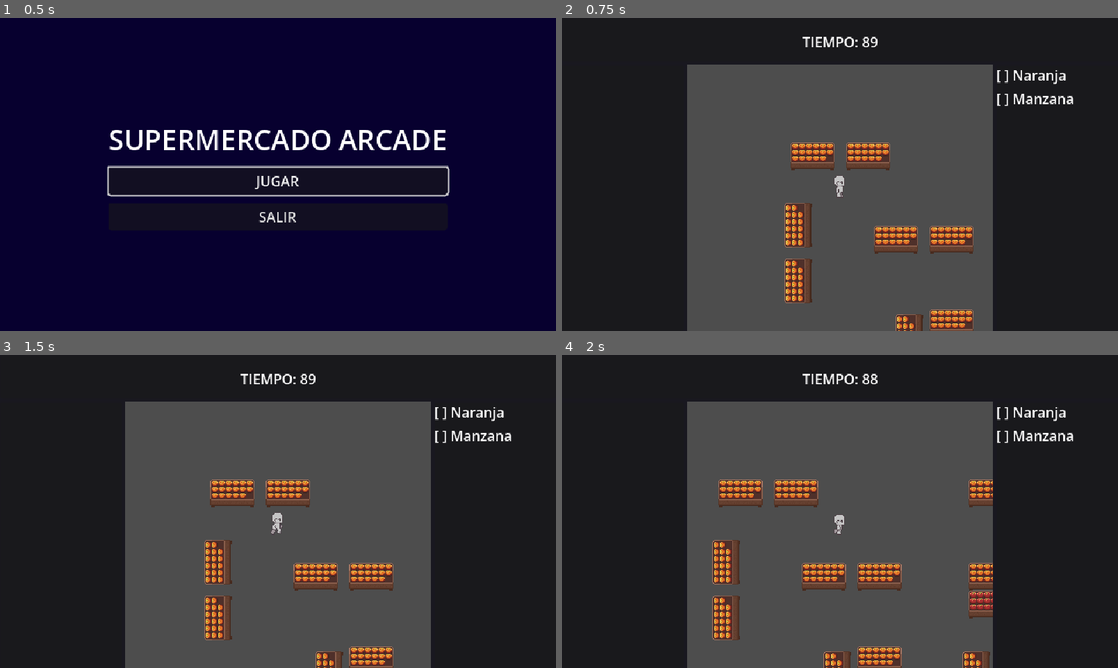
Above: before the commit, frames 1-4 (two rows, left to right).
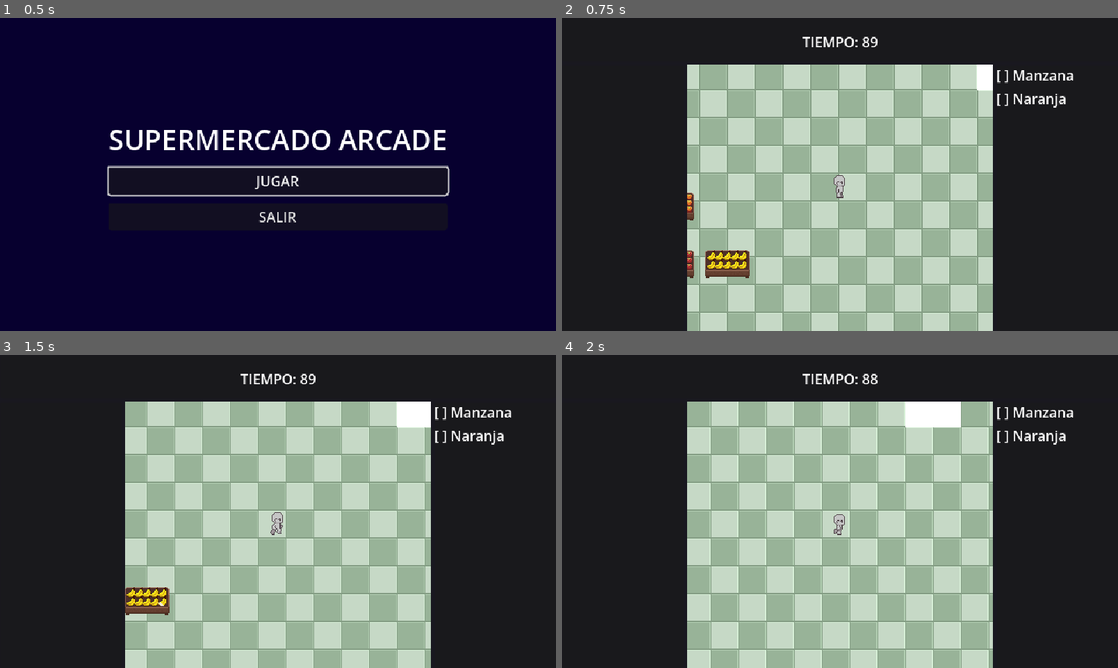
Above: after the commit, the same moments.

Repository: mateomendez2/SupermercadoArcade
Game: Godot game, scene res://scenes/ui/main_menu.tscn
The game is run twice, just before and just after one commit, with the same random seed, the same clock (stepped at 60 frames per second) and the same inputs.
Inputs:
- Up to frame 1 (0.5 s): no input
- Up to frame 2 (0.75 s): click "JUGAR" at 0.5 s
- Up to frame 3 (1.5 s): tap Enter at 1.25 s; hold D (move_right) from 1.28 s (still down); hold E (interact) from 1.28 s (still down)
- Up to frame 4 (2 s): keep holding D (move_right); keep holding E (interact)

Frame 1 is identical in both runs. In frame 2, 47% of the frame differs, in the area x 22-92%, y 14-100%; in frame 3, 47%; in frame 4, 47%.

Commit message:
Actualización (QTE)

Diff:
--- a/scenes/levels/prueba_temporal.tscn
+++ b/scenes/levels/nivel_1.tscn
@@ -1,8 +1,12 @@
 [gd_scene format=4 uid="uid://cr1l4dencybhe"]
 
 [ext_resource type="PackedScene" uid="uid://l6ce1m273n15" path="res://scenes/characters/player.tscn" id="1_8qrae"]
+[ext_resource type="Script" uid="uid://b18pyff1crh7e" path="res://scripts/level_config.gd" id="1_82jax"]
+[ext_resource type="Script" uid="uid://dxd5nknl72iln" path="res://scripts/item_data.gd" id="2_72usu"]
 [ext_resource type="Texture2D" uid="uid://cnummiik1lhu4" path="res://assets/gondolas.png" id="2_s28vq"]
 [ext_resource type="Texture2D" uid="uid://cn6eocf0dme6x" path="res://assets/ParedesySuelo.png" id="2_uc16u"]
+[ext_resource type="Resource" uid="uid://c2hcnm3r421sg" path="res://resources/items/apple.tres" id="3_11fms"]
+[ext_resource type="Resource" uid="uid://b365fjxeb47u8" path="res://resources/items/orange.tres" id="4_oopf4"]
 [ext_resource type="PackedScene" uid="uid://b4gscj3tiyrfp" path="res://scenes/objects/crate_orange.tscn" id="4_s28vq"]
 [ext_resource type="PackedScene" uid="uid://2p1pcvx3vjqv" path="res://scenes/objects/crate_banana.tscn" id="5_uc16u"]
 [ext_resource type="PackedScene" uid="uid://d2ji3487s2phx" path="res://scenes/objects/crate_apple.tscn" id="6_rh4ec"]
@@ -652,8 +656,10 @@
 physics_layer_0/collision_layer = 1
 sources/1 = SubResource("TileSetAtlasSource_rh4ec")
 
-[node name="Node2D" type="Node2D" unique_id=1358974874]
+[node name="Nivel_1" type="Node2D" unique_id=1358974874]
 y_sort_enabled = true
+script = ExtResource("1_82jax")
+frutas_del_nivel = Array[ExtResource("2_72usu")]([ExtResource("3_11fms"), ExtResource("4_oopf4")])
 
 [node name="Floor" type="TileMapLayer" parent="." unique_id=1704604197]
 z_index = -1
@@ -670,7 +676,7 @@
 tile_set = SubResource("TileSet_wndmy")
 
 [node name="Player" parent="." unique_id=177984774 instance=ExtResource("1_8qrae")]
-position = Vector2(864, 128)
+position = Vector2(226, 188)
 
 [node name="Interactable" parent="." unique_id=1647453037 instance=ExtResource("5_uc16u")]
 position = Vector2(96, 264)
--- a/scenes/ui/main.tscn
+++ b/scenes/ui/main.tscn
@@ -1,6 +1,6 @@
 [gd_scene format=3 uid="uid://pvppfdsw8t6b"]
 
-[ext_resource type="PackedScene" uid="uid://cr1l4dencybhe" path="res://scenes/levels/prueba_temporal.tscn" id="1_0ay0p"]
+[ext_resource type="PackedScene" uid="uid://cr1l4dencybhe" path="res://scenes/levels/nivel_1.tscn" id="1_0ay0p"]
 [ext_resource type="Script" uid="uid://bpl405whge16y" path="res://scripts/ui_manager.gd" id="2_2p1s2"]
 [ext_resource type="PackedScene" uid="uid://cfr8u4ga4ww1u" path="res://scenes/ui/qte_minigame.tscn" id="3_02nsg"]
 
--- a/scenes/ui/qte_minigame.tscn
+++ b/scenes/ui/qte_minigame.tscn
@@ -20,7 +20,7 @@
 grow_horizontal = 2
 grow_vertical = 2
 script = ExtResource("1_ms3f2")
-speed = 200.0
+speed = 150.0
 
 [node name="BarraRoja" type="TextureRect" parent="." unique_id=654564872]
 layout_mode = 1
@@ -45,12 +45,12 @@
 anchor_right = 0.5
 anchor_bottom = 0.5
 offset_left = -5.0
-offset_top = -18.0
+offset_top = -19.0
 offset_right = 5.0
-offset_bottom = -5.0
+offset_bottom = -4.0
 grow_horizontal = 2
 grow_vertical = 2
-color = Color(0, 0.7237719, 0.28678316, 1)
+color = Color(0, 0.90588236, 0.28627452, 1)
 
 [node name="Cursor" type="TextureRect" parent="." unique_id=984847146]
 layout_mode = 1
@@ -61,7 +61,7 @@
 anchor_bottom = 0.5
 offset_left = -49.0
 offset_top = -10.0
-offset_right = -9.0
+offset_right = -33.0
 offset_bottom = 30.0
 grow_horizontal = 2
 grow_vertical = 2
--- a/scripts/game_manager.gd
+++ b/scripts/game_manager.gd
@@ -28,31 +28,20 @@
 	pass # Ya no generamos la lista aquí automáticamente
 
 # --- LÓGICA DE GENERACIÓN ---
-func generate_random_list(amount: int) -> void:
+# Ahora recibimos la lista exacta de frutas y el tiempo
+func iniciar_nivel(items_necesarios: Array[ItemData], tiempo_asignado: float) -> void:
 	target_list.clear()
 	collected_items.clear()
 
-	# Truco de Senior: Duplicamos la base de datos temporalmente
-	# para poder mezclarla y sacar cosas sin romper la original.
-	var temp_db = database.duplicate()
-	temp_db.shuffle() # Mezcla el arreglo aleatoriamente
+	# Usamos EXACTAMENTE la lista que nos pasó el nivel
+	# Usamos duplicate() por seguridad para no modificar el archivo original
+	target_list = items_necesarios.duplicate()
 
-	# Sacamos los primeros X objetos y los metemos a la lista objetivo
-	for i in range(amount):
-		if temp_db.size() > 0:
-			var random_item = temp_db.pop_front() # pop_front saca el primero y lo borra
-			target_list.append(random_item)
-
-	print("--- NUEVA PARTIDA ---")
-	print("Debes buscar: ")
-	for item in target_list:
-		print("- ", item.item_name)
-
-	# Le avisamos a la interfaz gráfica cuáles son
+	# Le avisamos a la Interfaz para que escriba los nombres
 	list_generated.emit(target_list)
 
 	# Encendemos el reloj
-	tiempo_restante = 90.0
+	tiempo_restante = tiempo_asignado
 	juego_activo = true
 
 # --- LÓGICA DE RECOLECCIÓN ---
--- /dev/null
+++ b/scripts/level_config.gd
@@ -0,0 +1,9 @@
+extends Node2D
+
+# En lugar de un número, exportamos una lista específica de objetos
+@export var frutas_del_nivel: Array[ItemData]
+@export var tiempo_del_nivel: float = 90.0
+
+func _ready() -> void:
+	# Le pasamos la lista exacta al GameManager
+	GameManager.iniciar_nivel(frutas_del_nivel, tiempo_del_nivel)
--- a/scripts/qte_minigame.gd
+++ b/scripts/qte_minigame.gd
@@ -16,12 +16,23 @@
 # Función que llama el GameManager para arrancar el minijuego
 func start_qte() -> void:
 	show()
-	cursor.position.x = barra_roja.position.x # Reiniciamos la aguja a la izquierda
+	# Reiniciamos la aguja a la izquierda
+	cursor.position.x = barra_roja.position.x
 	direction = 1
 
-	# TRUCO DE SENIOR: Esperamos un frame antes de activarlo.
-	# Si no hacemos esto, la misma tecla "E" que usaste para abrir la góndola
-	# cerrará el QTE en el mismo milisegundo.
+	# --- LÓGICA ALEATORIA PARA LA ZONA VERDE/NARANJA ---
+	# 1. Calculamos desde dónde hasta dónde se puede mover sin salirse de la barra
+	var limite_izquierdo = barra_roja.position.x
+	var limite_derecho = barra_roja.position.x + barra_roja.size.x - zona_verde.size.x
+
+	# 2. Elegimos una posición X al azar (randf_range tira un número con decimales entre dos valores)
+	var nueva_posicion_x = randf_range(limite_izquierdo, limite_derecho)
+
+	# 3. Movemos nuestra zona verde a esa nueva posición
+	zona_verde.position.x = nueva_posicion_x
+	# ---------------------------------------------------
+
+	# Esperamos un frame para evitar que se cierre de golpe
 	await get_tree().process_frame
 	is_active = true
 
--- a/scripts/ui_manager.gd
+++ b/scripts/ui_manager.gd
@@ -12,24 +12,18 @@
 @onready var reloj_visual: Label = %RelojVisual
 
 func _ready() -> void:
-	# 1. Nos suscribimos a las señales
+	# 1. Nos suscribimos a todas las señales
 	GameManager.list_generated.connect(_on_lista_generada)
 	GameManager.item_collected.connect(_on_item_recolectado)
+	GameManager.time_updated.connect(_on_tiempo_actualizado)
+	GameManager.game_over_reached.connect(_on_game_over)
+	GameManager.game_won.connect(_on_victoria)
 
-	# 2. AHORA que ya estamos escuchando, le decimos al Gestor que arme la lista
-	GameManager.generate_random_list(3)
-
-	# Conectamos la señal global con la función de la barrita
 	GameManager.start_qte_ui.connect(%QTE_Minigame.start_qte)
-	# Cuando la barrita termine, le avisa al GameManager
 	%QTE_Minigame.qte_finished.connect(GameManager.resolve_qte)
 
-	GameManager.game_won.connect(_on_victoria)
-
-	GameManager.time_updated.connect(_on_tiempo_actualizado)
-	GameManager.game_over_reached.connect(_on_game_over)
-
-	GameManager.generate_random_list(3)
+	# NUEVA LÍNEA: Le decimos a la UI que lea la lista del GameManager directamente por si no escuchó el grito
+	_on_lista_generada(GameManager.target_list)
 
 # 1. Cuando arranca el nivel y el GameManager elige los 3 objetos al azar:
 func _on_lista_generada(target_list: Array[ItemData]) -> void:
Binary file changed: assets/QuickTimeEvent.png
Not shown, added: scripts/level_config.gd.uid
